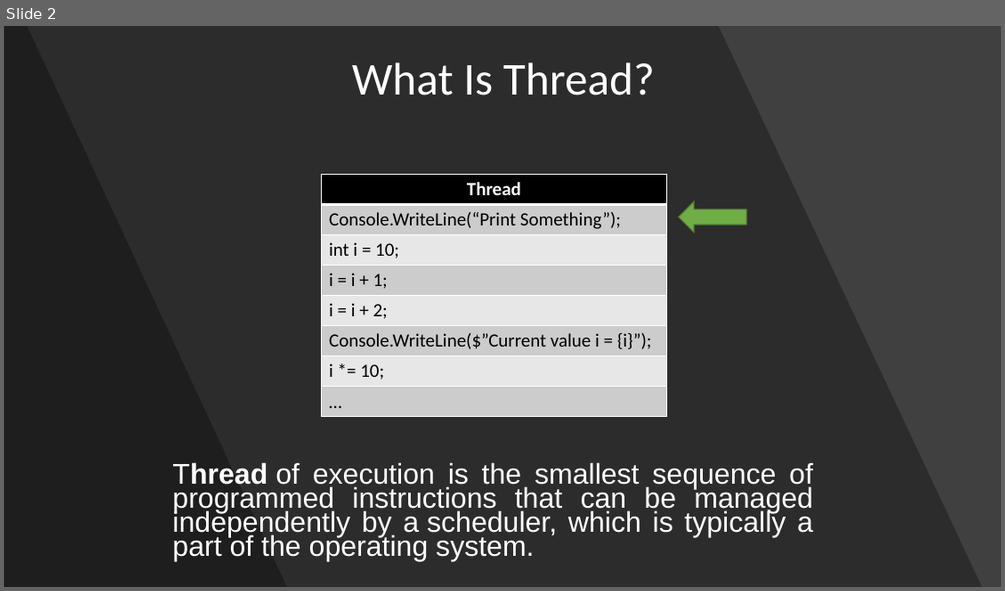
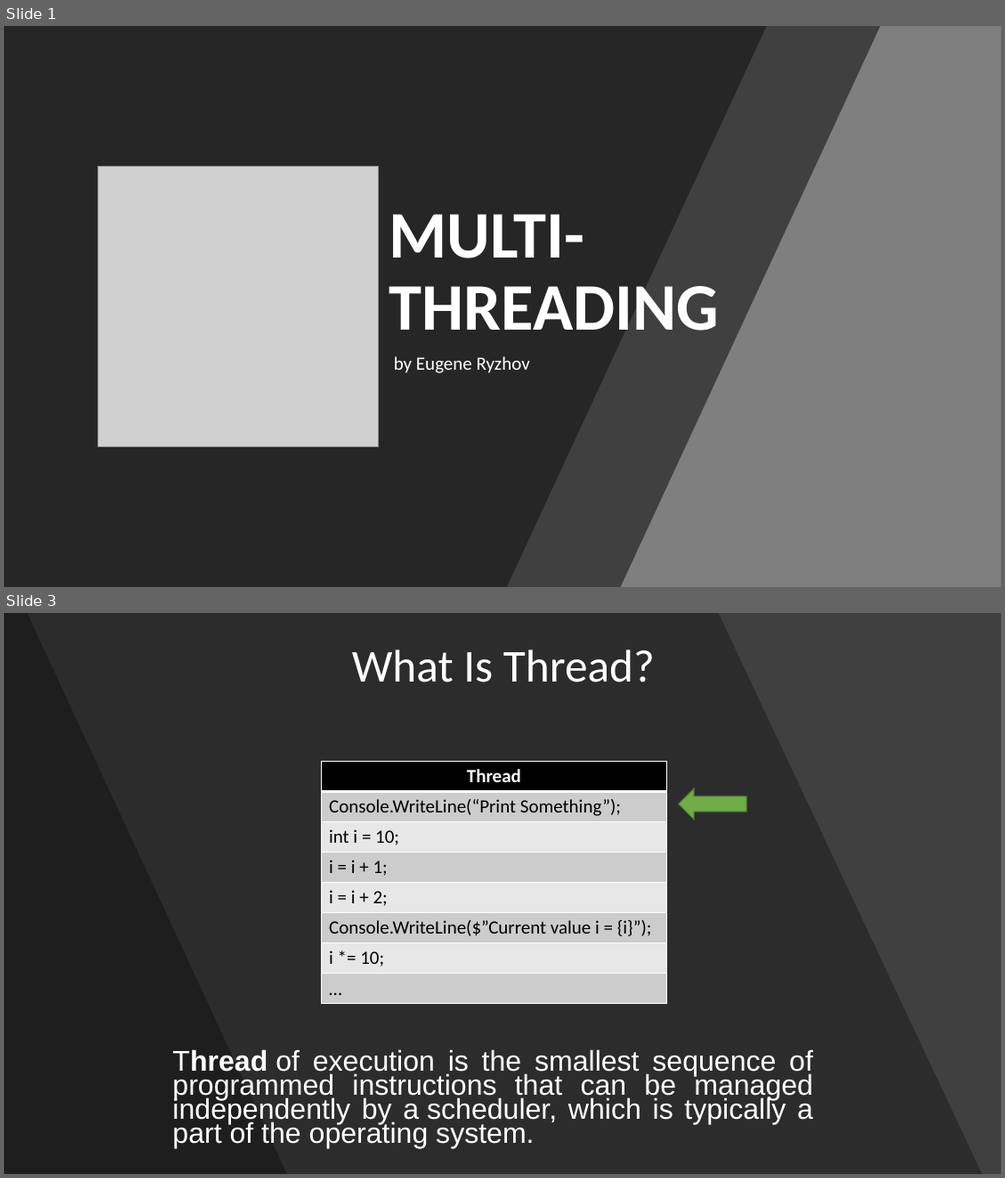
Before and after one commit to GlobusAzure000/Courses, a slide deck: MultiThreading/!Materials/Multithreading - Animation.pptx. Shown one above the other, each under a label of ours: slide 2 before the commit, slides 1 and 3 after it; the slides between them are not shown. The pictures are 1005x591 and 1005x1178 pixels, drawn with LibreOffice and Linux fonts; fonts in the diff are those of the drawing; grey boxes stand for pictures. Boxes give left, top, right and bottom in pixels: in the first picture for what was removed or moved away, otherwise in the second. Text is boxed around its words. In the diff, an @@ line names an element or a change of style, - is before the commit and + after.

```diff
--- a/MultiThreading/!Materials/Multithreading - Animation.pptx
+++ b/MultiThreading/!Materials/Multithreading - Animation.pptx
@@ slide 1 added at (4,26,1001,587), background #7C7C7C @@
@@ rectangle added at (4,26,1001,587), fill #7F7F7F @@
@@ freeform shape added at (4,26,767,587), fill #262626 @@
@@ freeform shape added at (105,26,881,587), fill #262626 at 70% opacity @@
@@ picture added at (98,166,379,446) @@
@@ title added at (389,214,719,330), 64 pt, text #FFFFFF, bold @@
+MULTI-THREADING
@@ text added at (394,356,530,373), 18 pt, text #FFFFFF @@
+by Eugene Ryzhov
@@ what was slide 2 is now slide 3 @@
```
Also in this commit, not shown: 1 other slide added, 1 slide removed.
